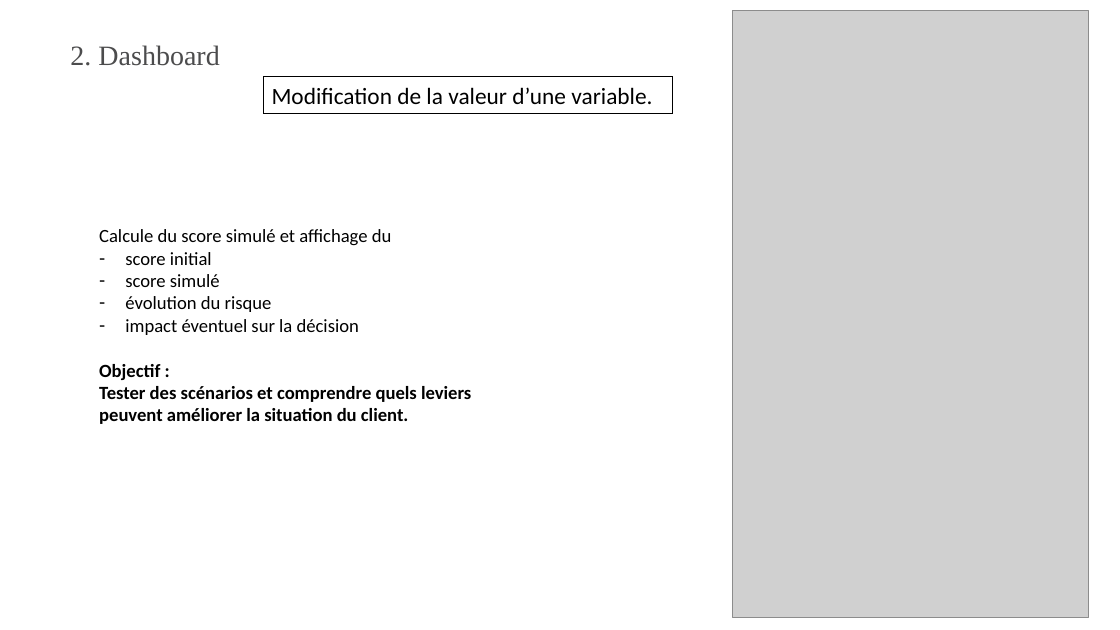
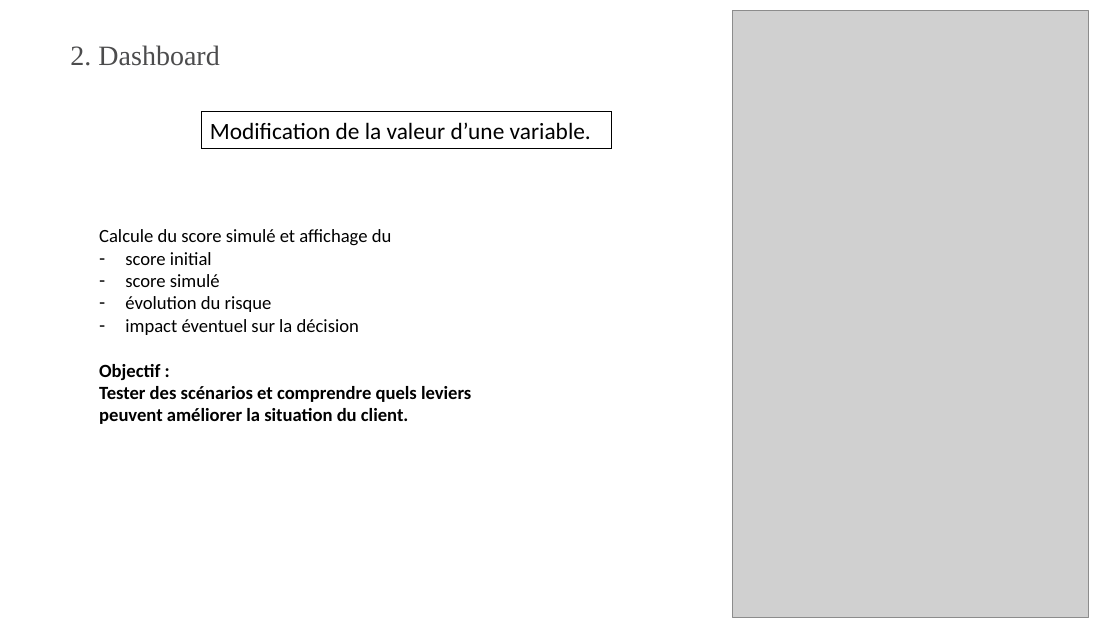
Before and after one commit to OSteeve/8_Realisez_un_dashboard_et_assurez_une_veille_technique, a slide deck: slide 11 of Presentation/P8_Otto_Steeve_4_presentation_052026.pptx. Drawn at 1120x630 pixels with LibreOffice and Linux fonts; fonts in the diff are those of the drawing; grey boxes stand for pictures. Boxes give left, top, right and bottom in pixels: in the first picture for what was removed or moved away, otherwise in the second. Text is boxed around its words. In the diff, an @@ line names an element or a change of style, - is before the commit and + after.

```diff
--- a/Presentation/P8_Otto_Steeve_4_presentation_052026.pptx
+++ b/Presentation/P8_Otto_Steeve_4_presentation_052026.pptx
@@ rectangle "Modification de la valeur d’une ...": place and size @@
-rectangle "Modification de la valeur d’une ..." at box(263, 76, 673, 113)
+rectangle "Modification de la valeur d’une ..." at box(202, 112, 612, 149)
```
Also in this commit, not shown: 18 other slides changed.
